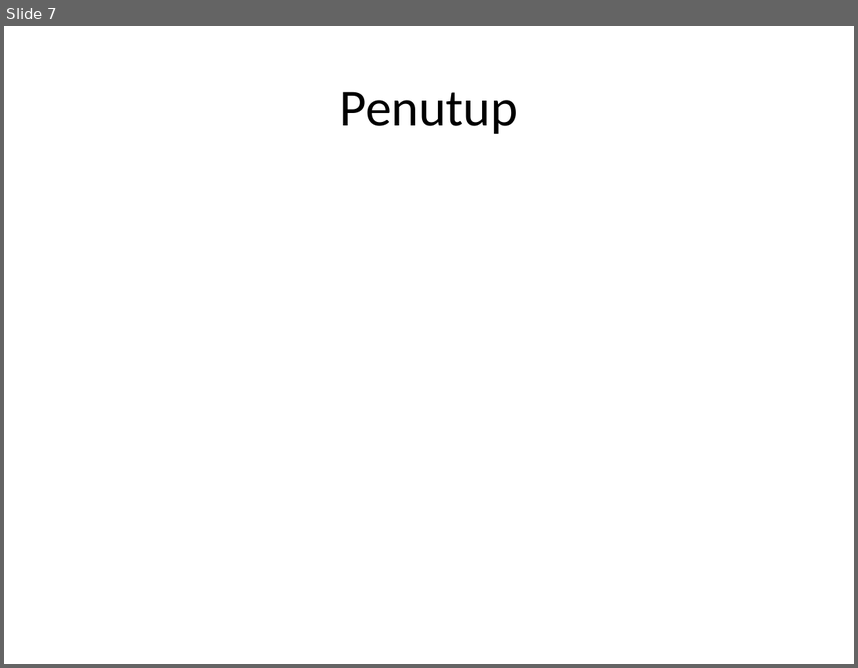
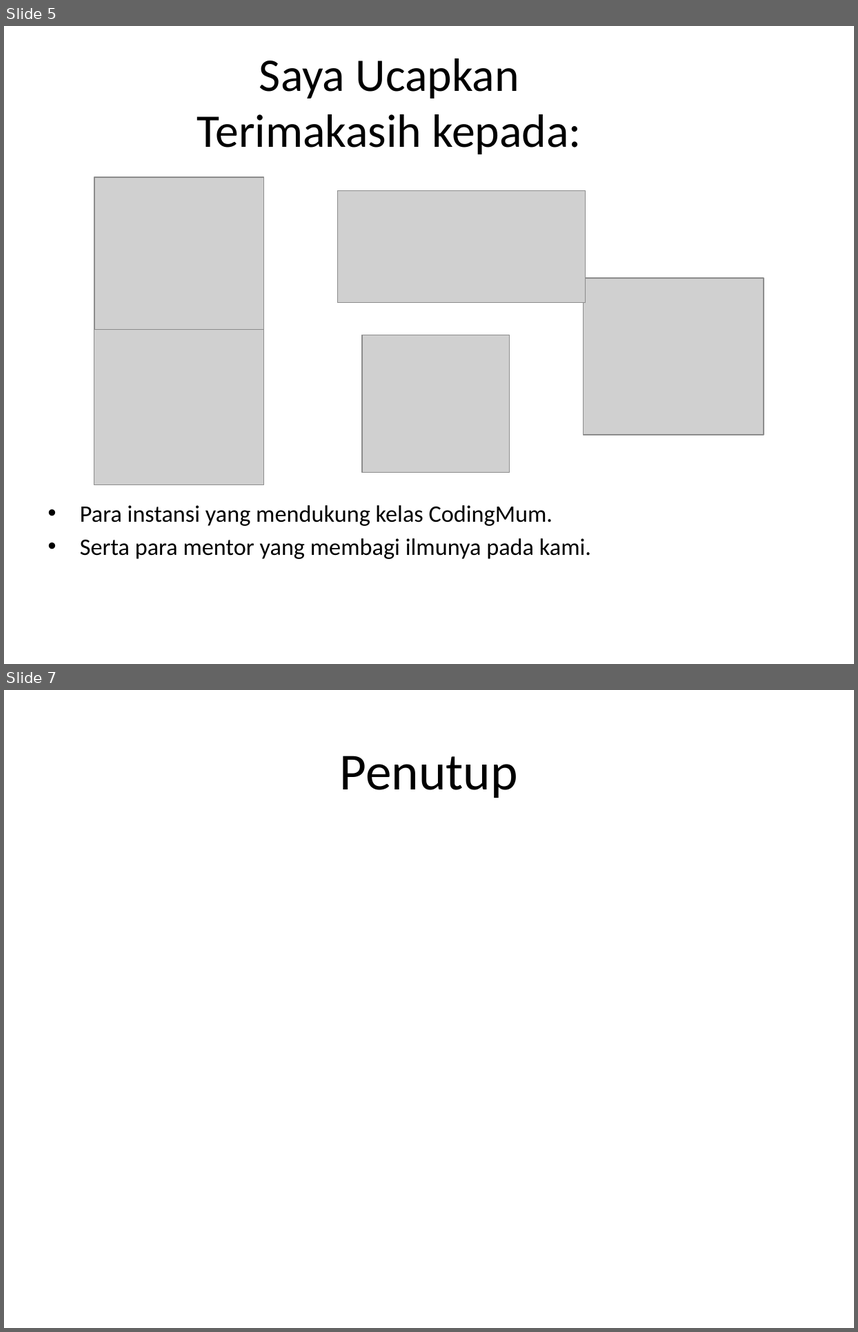
Before and after one commit to IOInspire/SGCodingMum, a slide deck: Titin/Power poin.pptx. Shown one above the other, each under a label of ours: slide 7 before the commit, slides 5 and 7 after it; the slides between them are not shown. The pictures are 858x668 and 858x1332 pixels, drawn with LibreOffice and Linux fonts; fonts in the diff are those of the drawing; grey boxes stand for pictures; background and template pictures are left out. Boxes give left, top, right and bottom in pixels: in the first picture for what was removed or moved away, otherwise in the second. Text is boxed around its words. In the diff, an @@ line names an element or a change of style, - is before the commit and + after.

```diff
--- a/Titin/Power poin.pptx
+++ b/Titin/Power poin.pptx
@@ slide 5 added at (x1=4, y1=26, x2=854, y2=664), background picture (left out) @@
@@ title added at (x1=197, y1=58, x2=582, y2=154), 39.6 pt, text #000000 @@
+Saya Ucapkan Terimakasih kepada:
@@ picture added at (x1=94, y1=177, x2=263, y2=334) @@
@@ picture added at (x1=337, y1=191, x2=586, y2=303) @@
@@ picture added at (x1=583, y1=278, x2=764, y2=434) @@
@@ picture added at (x1=94, y1=330, x2=264, y2=485) @@
@@ picture added at (x1=362, y1=334, x2=509, y2=472) @@
@@ text added at (x1=80, y1=505, x2=591, y2=559), 20 pt, text #000000 @@
+• Para instansi yang mendukung kelas CodingMum.
+• Serta para mentor yang membagi ilmunya pada kami.
```
Also in this commit, not shown: 1 slide changed, 4 other slides added, 5 slides removed, 26 other files.
